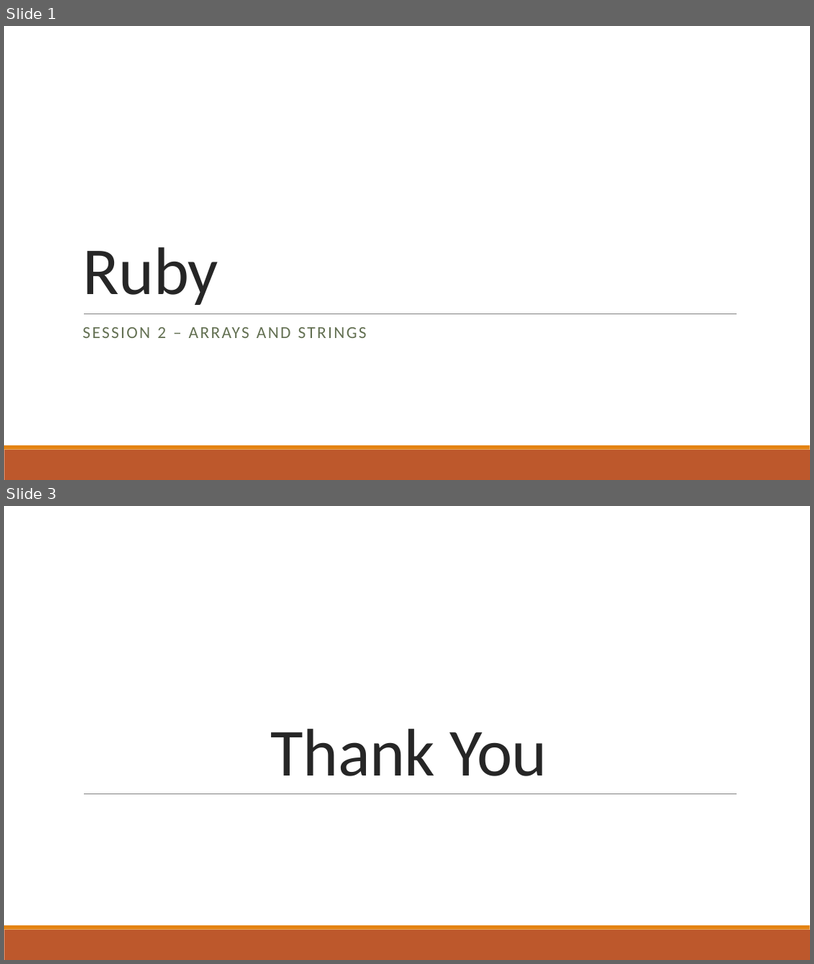
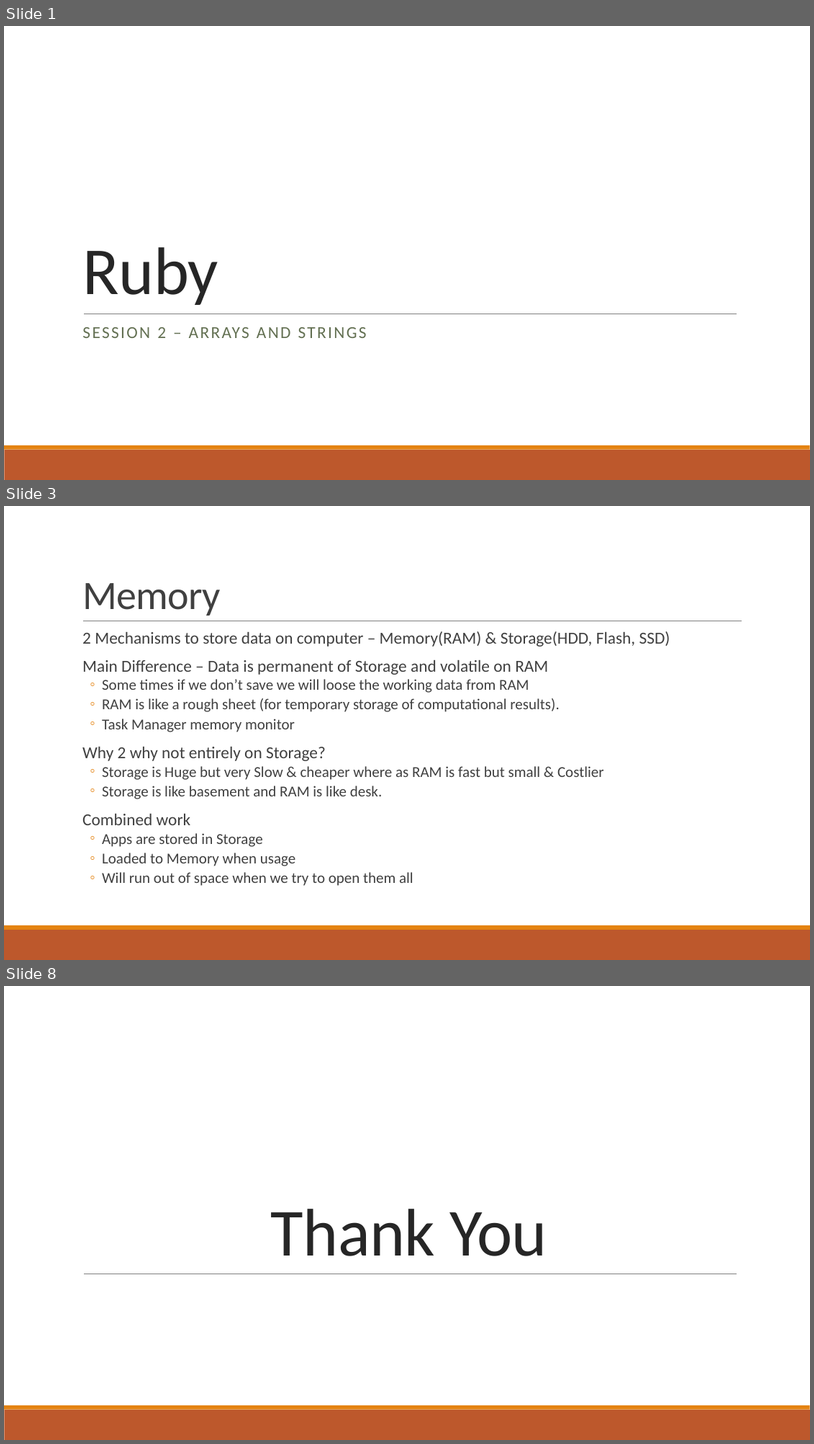
Before and after one commit to pawan9489/TeachingRuby, a slide deck: Session2-Array&Strings.pptx. Shown one above the other, each under a label of ours: slides 1 and 3 before the commit, slides 1, 3 and 8 after it; the slides between them are not shown. The pictures are 814x964 and 814x1444 pixels, drawn with LibreOffice and Linux fonts; fonts in the diff are those of the drawing. Boxes give left, top, right and bottom in pixels: in the first picture for what was removed or moved away, otherwise in the second. Text is boxed around its words. In the diff, an @@ line names an element or a change of style, - is before the commit and + after.

```diff
--- a/Session2-Array&Strings.pptx
+++ b/Session2-Array&Strings.pptx
@@ slide 3 added at (4, 506, 810, 960), background #FFFFFF; not listed: 2 template elements that a slide beside it also shows @@
@@ title added at (82, 583, 221, 615), 48 pt, text #404040 @@
+Memory
@@ text added at (82, 631, 671, 885), 18 pt, text #404040 @@
+  2 Mechanisms to store data on computer – Memory(RAM) & Storage(HDD, Flash, SSD)
+  Main Difference – Data is permanent of Storage and volatile on RAM
+  ◦ Some times if we don’t save we will loose the working data from RAM
+  ◦ RAM is like a rough sheet (for temporary storage of computational results).
+  ◦ Task Manager memory monitor
+  Why 2 why not entirely on Storage?
+  ◦ Storage is Huge but very Slow & cheaper where as RAM is fast but small & Costlier
+  ◦ Storage is like basement and RAM is like desk.
+  Combined work
+  ◦ Apps are stored in Storage
+  ◦ Loaded to Memory when usage
+  ◦ Will run out of space when we try to open them all
@@ line added from (83, 621) to (743, 621), #808080 0.5 pt @@
@@ what was slide 3 is now slide 8 @@
```
Also in this commit, not shown: 5 other slides added, 1 slide removed, 2 other files.
